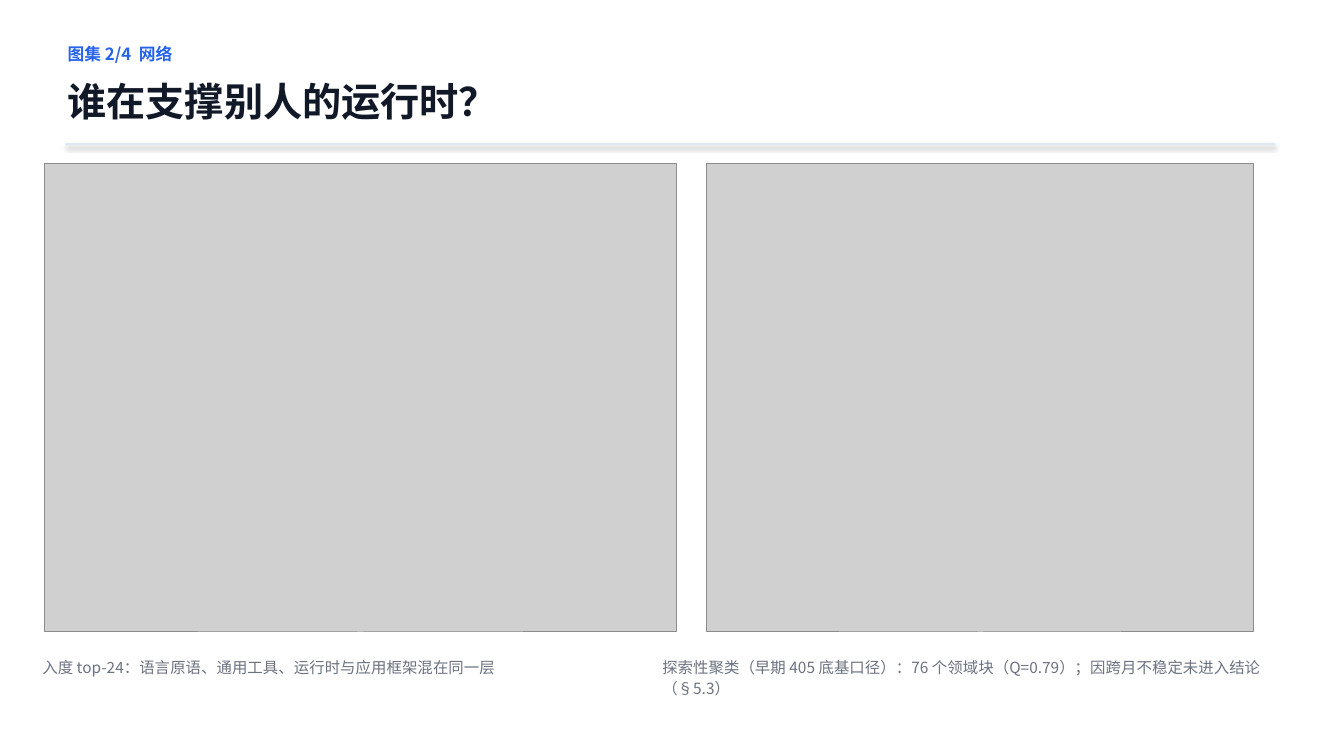
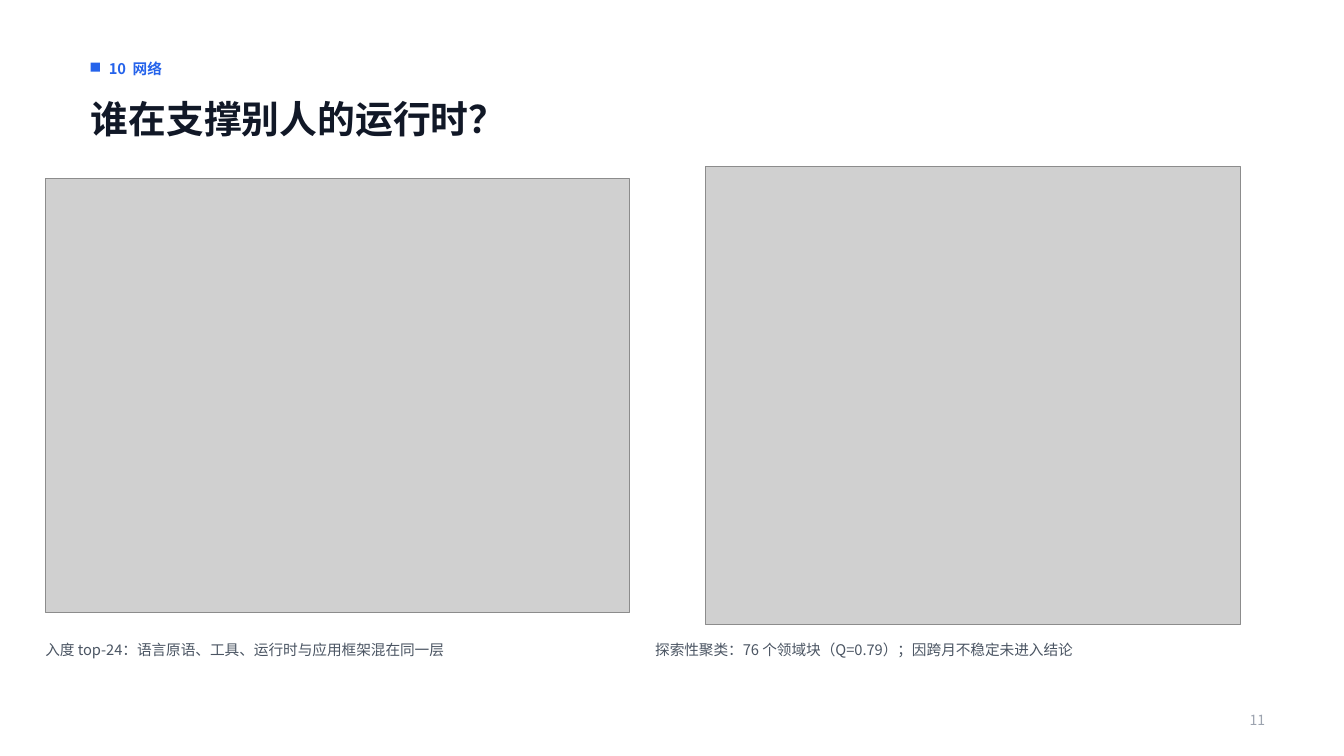
Before and after one commit to lzt-2077/opensource-infra-midterm, a slide deck: slide 11 of 中期展示.pptx (slide 12 before the commit). Drawn at 1344x756 pixels with LibreOffice and Linux fonts; fonts in the diff are those of the drawing; grey boxes stand for pictures. Boxes give left, top, right and bottom in pixels: in the first picture for what was removed or moved away, otherwise in the second. Text is boxed around its words. In the diff, an @@ line names an element or a change of style, - is before the commit and + after.

```diff
--- a/中期展示.pptx
+++ b/中期展示.pptx
@@ text at box(109, 59, 162, 78): text changed; size 12 to 10.5 pt @@
-图集 2/4 网络
+10 网络
@@ rectangle added at box(91, 63, 100, 72), fill #2563EB @@
@@ text "谁在支撑别人的运行时？": place and size @@
-text "谁在支撑别人的运行时？" at box(68, 82, 499, 120)
+text "谁在支撑别人的运行时？" at box(91, 101, 507, 137)
@@ text "谁在支撑别人的运行时？" at box(91, 101, 507, 137): size 28 to 27 pt; line spacing 1.15 to 1.1; less space between paragraphs @@
@@ rectangle removed at box(66, 143, 1275, 145) @@
@@ picture: place and size @@
-picture at box(44, 163, 677, 632)
+picture at box(45, 179, 630, 613)
@@ picture: place and size @@
-picture at box(707, 163, 1254, 632)
+picture at box(706, 166, 1241, 625)
@@ text at box(45, 642, 444, 659): text changed; size 11 to 10.5 pt; text colour #6B7280 to #4B5563 @@
-入度 top-24：语言原语、通用工具、运行时与应用框架混在同一层
+入度 top-24：语言原语、工具、运行时与应用框架混在同一层
@@ text at box(655, 642, 1072, 658): text changed; size 11 to 10.5 pt; text colour #6B7280 to #4B5563 @@
-探索性聚类（早期 405 底基口径）：76 个领域块（Q=0.79）；因跨月不稳定未进入结论（§5.3）
+探索性聚类：76 个领域块（Q=0.79）；因跨月不稳定未进入结论
@@ text added at box(1250, 715, 1266, 725), 10 pt, text #9CA3AF @@
+11
```
Also in this commit, not shown: 8 other slides changed, 3 slides added, 6 slides removed, 1 other file.
